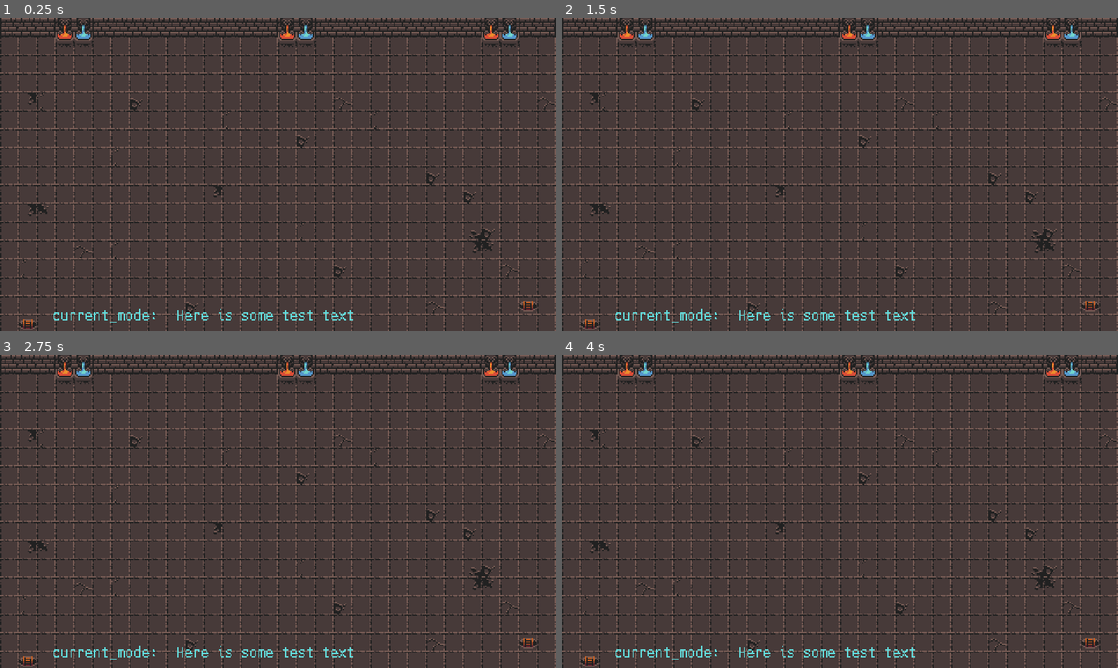
Above: before the commit, frames 1-4 (two rows, left to right).
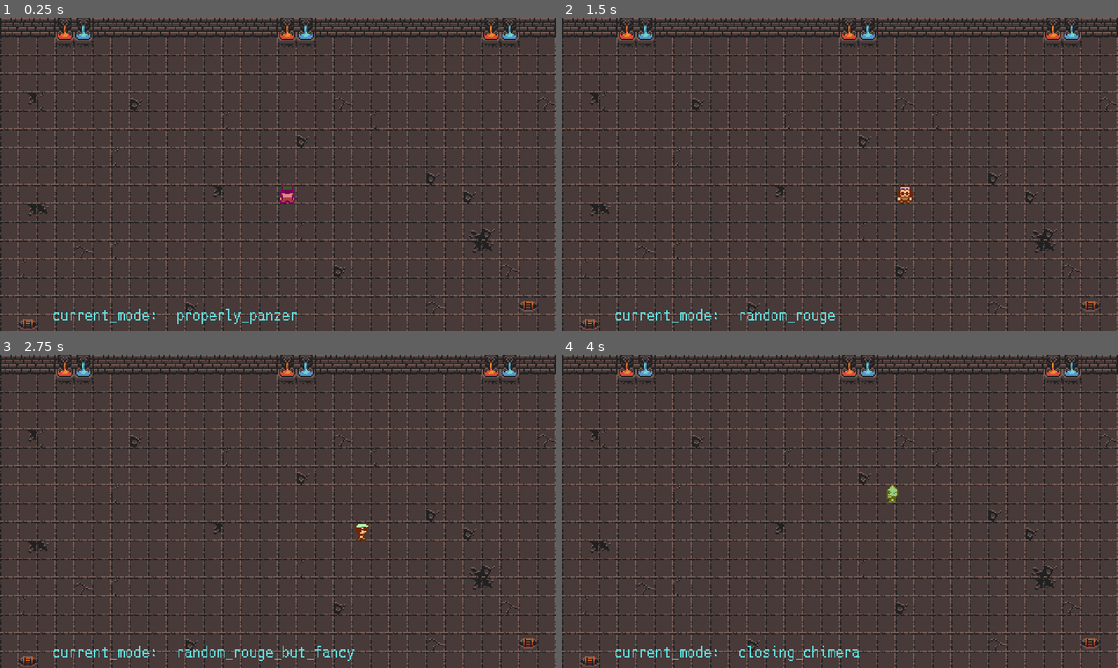
Above: after the commit, the same moments.

Repository: miltsghostrehab/gdscript_top_down_grid_navigation
Game: Godot game, scene res://world.tscn
The game is run twice, just before and just after one commit, with the same random seed, the same clock (stepped at 60 frames per second) and the same inputs.
Inputs:
- Up to frame 1 (0.25 s): no input
- Up to frame 2 (1.5 s): tap Enter at 0.5 s; hold D (player_right) 0.53-1.28 s; hold Q (player_switch) 0.53-1.28 s; hold S (player_down) from 1.28 s (still down); tap Q (player_switch) at 1.35 s
- Up to frame 3 (2.75 s): tap Space at 2 s; release S (player_down) at 2.03 s; hold D (player_right) from 2.03 s (still down); hold Q (player_switch) from 2.03 s (still down)
- Up to frame 4 (4 s): tap Enter at 2.75 s; release D (player_right) at 2.78 s; release Q (player_switch) at 2.78 s; hold W (player_up) 2.78-3.53 s; tap Q (player_switch) at 2.85 s; hold A (player_left) from 3.53 s (still down); hold Q (player_switch) from 3.53 s (still down)

The runs differ from the first frame. In frame 1, 0.4% of the frame differs, in the area x 31-64%, y 53-98%; in frame 2, 0.4%; in frame 3, 0.4%; in frame 4, 0.4%.
Error before the commit: Parse Error: Can't preload resource at path: res://modern/player.tscn (res://world.gd:4)

Commit message:
took out some test code; expanded README.md

Diff:
--- a/globals.gd
+++ /dev/null
@@ -1,27 +0,0 @@
-extends Node
-
-var ctrl_var = [
-	preload("res://test/player.tscn"),
-	preload("res://rogue/player.tscn"),
-	preload("res://rogue_tween/player.tscn"),
-	]
-var x = ctrl_var.size() - 1
-var player
-
-
-func _ready():
-	yield($Camera2D, "ready")
-	player = ctrl_var[x].instance()
-	player.set_position($Camera2D.get_position())
-	add_child(player)
-	print_tree_pretty()
-
-
-func _input(event):
-	if event.is_action_pressed("ui_cancel"):
-		get_tree().quit()
-	if event.is_action_pressed("player_switch"):
-		x -= 1
-
-		# TODO function to destroy current player and create the next one in
-		# same position; make sure to snap to the grid
--- a/test/player.gd
+++ /dev/null
@@ -1,25 +0,0 @@
-extends KinematicBody2D
-
-var dir_list = [
-	"up",
-	"right",
-	"down",
-	"left",
-	]
-
-
-func _ready():
-	$AnimationPlayer.set_current_animation( "step_down" )
-
-
-func _physics_process(_delta):
-	for a in dir_list:
-		var btn = "player_" + a
-		if Input.is_action_pressed(btn):
-			rotate_player("step_" + a)
-		if Input.is_action_just_released(btn):
-			rotate_player("facing_" + a)
-
-
-func rotate_player(ani):
-	$AnimationPlayer.set_current_animation( ani )
--- a/test/player.tscn
+++ /dev/null
@@ -1,216 +0,0 @@
-[gd_scene load_steps=12 format=2]
-
-[ext_resource path="res://test/test.png" type="Texture" id=1]
-[ext_resource path="res://test/player.gd" type="Script" id=2]
-
-[sub_resource type="CircleShape2D" id=1]
-radius = 8.0
-
-[sub_resource type="Animation" id=2]
-resource_name = "facing_down"
-length = 0.1
-tracks/0/type = "value"
-tracks/0/path = NodePath("Sprite:frame")
-tracks/0/interp = 1
-tracks/0/loop_wrap = true
-tracks/0/imported = false
-tracks/0/enabled = true
-tracks/0/keys = {
-"times": PoolRealArray( 0 ),
-"transitions": PoolRealArray( 1 ),
-"update": 1,
-"values": [ 0 ]
-}
-
-[sub_resource type="Animation" id=3]
-resource_name = "facing_left"
-length = 0.1
-tracks/0/type = "value"
-tracks/0/path = NodePath("Sprite:frame")
-tracks/0/interp = 1
-tracks/0/loop_wrap = true
-tracks/0/imported = false
-tracks/0/enabled = true
-tracks/0/keys = {
-"times": PoolRealArray( 0 ),
-"transitions": PoolRealArray( 1 ),
-"update": 1,
-"values": [ 2 ]
-}
-
-[sub_resource type="Animation" id=4]
-resource_name = "facing_right"
-length = 0.1
-tracks/0/type = "value"
-tracks/0/path = NodePath("Sprite:frame")
-tracks/0/interp = 1
-tracks/0/loop_wrap = true
-tracks/0/imported = false
-tracks/0/enabled = true
-tracks/0/keys = {
-"times": PoolRealArray( 0 ),
-"transitions": PoolRealArray( 1 ),
-"update": 1,
-"values": [ 2 ]
-}
-tracks/1/type = "value"
-tracks/1/path = NodePath("Sprite:flip_h")
-tracks/1/interp = 1
-tracks/1/loop_wrap = true
-tracks/1/imported = false
-tracks/1/enabled = true
-tracks/1/keys = {
-"times": PoolRealArray( 0 ),
-"transitions": PoolRealArray( 1 ),
-"update": 1,
-"values": [ true ]
-}
-
-[sub_resource type="Animation" id=5]
-resource_name = "facing_up"
-length = 0.1
-tracks/0/type = "value"
-tracks/0/path = NodePath("Sprite:frame")
-tracks/0/interp = 1
-tracks/0/loop_wrap = true
-tracks/0/imported = false
-tracks/0/enabled = true
-tracks/0/keys = {
-"times": PoolRealArray( 0 ),
-"transitions": PoolRealArray( 1 ),
-"update": 1,
-"values": [ 1 ]
-}
-
-[sub_resource type="Animation" id=6]
-loop = true
-step = 0.25
-tracks/0/type = "value"
-tracks/0/path = NodePath("Sprite:frame")
-tracks/0/interp = 1
-tracks/0/loop_wrap = true
-tracks/0/imported = false
-tracks/0/enabled = true
-tracks/0/keys = {
-"times": PoolRealArray( 0, 0.25, 0.5, 0.75 ),
-"transitions": PoolRealArray( 1, 1, 1, 1 ),
-"update": 1,
-"values": [ 0, 3, 0, 3 ]
-}
-tracks/1/type = "value"
-tracks/1/path = NodePath("Sprite:flip_h")
-tracks/1/interp = 1
-tracks/1/loop_wrap = true
-tracks/1/imported = false
-tracks/1/enabled = true
-tracks/1/keys = {
-"times": PoolRealArray( 0, 0.25, 0.75 ),
-"transitions": PoolRealArray( 1, 1, 1 ),
-"update": 1,
-"values": [ false, false, true ]
-}
-
-[sub_resource type="Animation" id=7]
-loop = true
-step = 0.25
-tracks/0/type = "value"
-tracks/0/path = NodePath("Sprite:frame")
-tracks/0/interp = 1
-tracks/0/loop_wrap = true
-tracks/0/imported = false
-tracks/0/enabled = true
-tracks/0/keys = {
-"times": PoolRealArray( 0, 0.25, 0.5, 0.75 ),
-"transitions": PoolRealArray( 1, 1, 1, 1 ),
-"update": 1,
-"values": [ 2, 5, 2, 5 ]
-}
-tracks/1/type = "value"
-tracks/1/path = NodePath("Sprite:flip_h")
-tracks/1/interp = 1
-tracks/1/loop_wrap = true
-tracks/1/imported = false
-tracks/1/enabled = true
-tracks/1/keys = {
-"times": PoolRealArray( 0 ),
-"transitions": PoolRealArray( 1 ),
-"update": 1,
-"values": [ false ]
-}
-
-[sub_resource type="Animation" id=8]
-loop = true
-step = 0.25
-tracks/0/type = "value"
-tracks/0/path = NodePath("Sprite:frame")
-tracks/0/interp = 1
-tracks/0/loop_wrap = true
-tracks/0/imported = false
-tracks/0/enabled = true
-tracks/0/keys = {
-"times": PoolRealArray( 0, 0.25, 0.5, 0.75 ),
-"transitions": PoolRealArray( 1, 1, 1, 1 ),
-"update": 1,
-"values": [ 2, 5, 2, 5 ]
-}
-tracks/1/type = "value"
-tracks/1/path = NodePath("Sprite:flip_h")
-tracks/1/interp = 1
-tracks/1/loop_wrap = true
-tracks/1/imported = false
-tracks/1/enabled = true
-tracks/1/keys = {
-"times": PoolRealArray( 0 ),
-"transitions": PoolRealArray( 1 ),
-"update": 1,
-"values": [ true ]
-}
-
-[sub_resource type="Animation" id=9]
-loop = true
-step = 0.25
-tracks/0/type = "value"
-tracks/0/path = NodePath("Sprite:frame")
-tracks/0/interp = 1
-tracks/0/loop_wrap = true
-tracks/0/imported = false
-tracks/0/enabled = true
-tracks/0/keys = {
-"times": PoolRealArray( 0, 0.25, 0.5, 0.75 ),
-"transitions": PoolRealArray( 1, 1, 1, 1 ),
-"update": 1,
-"values": [ 1, 4, 1, 4 ]
-}
-tracks/1/type = "value"
-tracks/1/path = NodePath("Sprite:flip_h")
-tracks/1/interp = 1
-tracks/1/loop_wrap = true
-tracks/1/imported = false
-tracks/1/enabled = true
-tracks/1/keys = {
-"times": PoolRealArray( 0, 0.25, 0.75 ),
-"transitions": PoolRealArray( 1, 1, 1 ),
-"update": 1,
-"values": [ false, false, true ]
-}
-
-[node name="TEST_TEST_TEST_TEST_TEST" type="KinematicBody2D"]
-script = ExtResource( 2 )
-
-[node name="CollisionShape2D" type="CollisionShape2D" parent="."]
-shape = SubResource( 1 )
-
-[node name="Sprite" type="Sprite" parent="."]
-texture = ExtResource( 1 )
-hframes = 6
-
-[node name="AnimationPlayer" type="AnimationPlayer" parent="."]
-playback_speed = 2.0
-anims/facing_down = SubResource( 2 )
-anims/facing_left = SubResource( 3 )
-anims/facing_right = SubResource( 4 )
-anims/facing_up = SubResource( 5 )
-anims/step_down = SubResource( 6 )
-anims/step_left = SubResource( 7 )
-anims/step_right = SubResource( 8 )
-anims/step_up = SubResource( 9 )
--- a/world.gd
+++ b/world.gd
@@ -1,10 +1,8 @@
 extends Node2D
 
 var ctrl_var = [
-	preload("res://modern/player.tscn"),
 	preload("res://tank/player.tscn"),
 	preload("res://ff/player.tscn"),
-	preload("res://test/player.tscn"),
 	preload("res://rogue/player.tscn"),
 	preload("res://rogue_tween/player.tscn"),
 	]
Binary file removed: test/test.png
Not shown, removed: test/test.png.import
Not shown, changed: README.md
